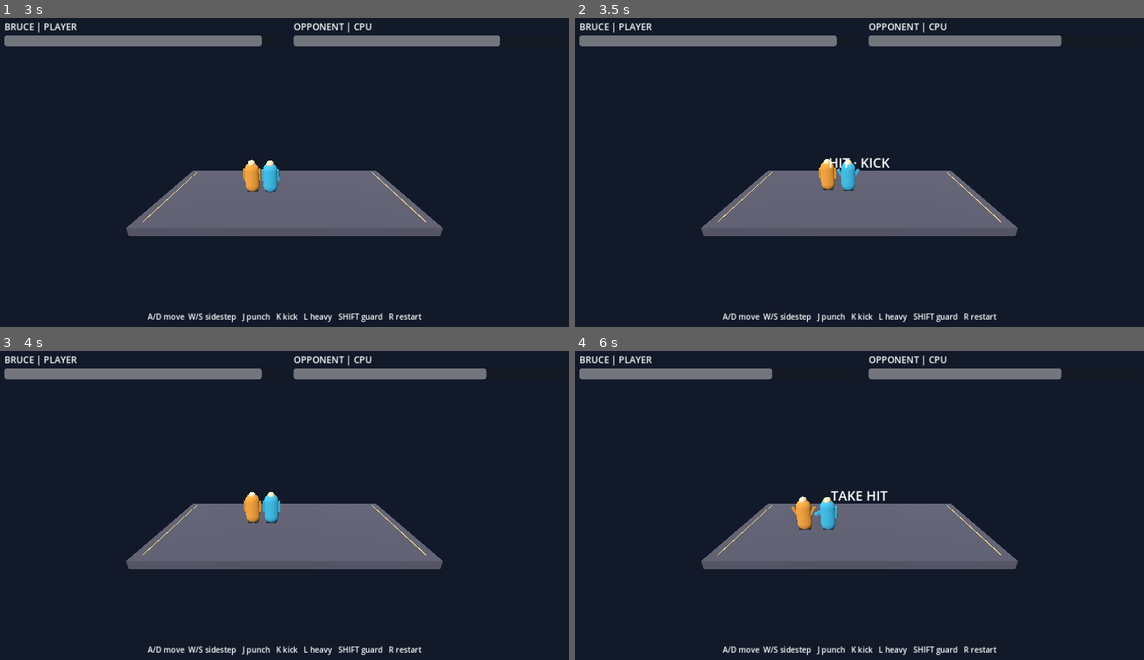
Above: before the commit, frames 1-4 (two rows, left to right).
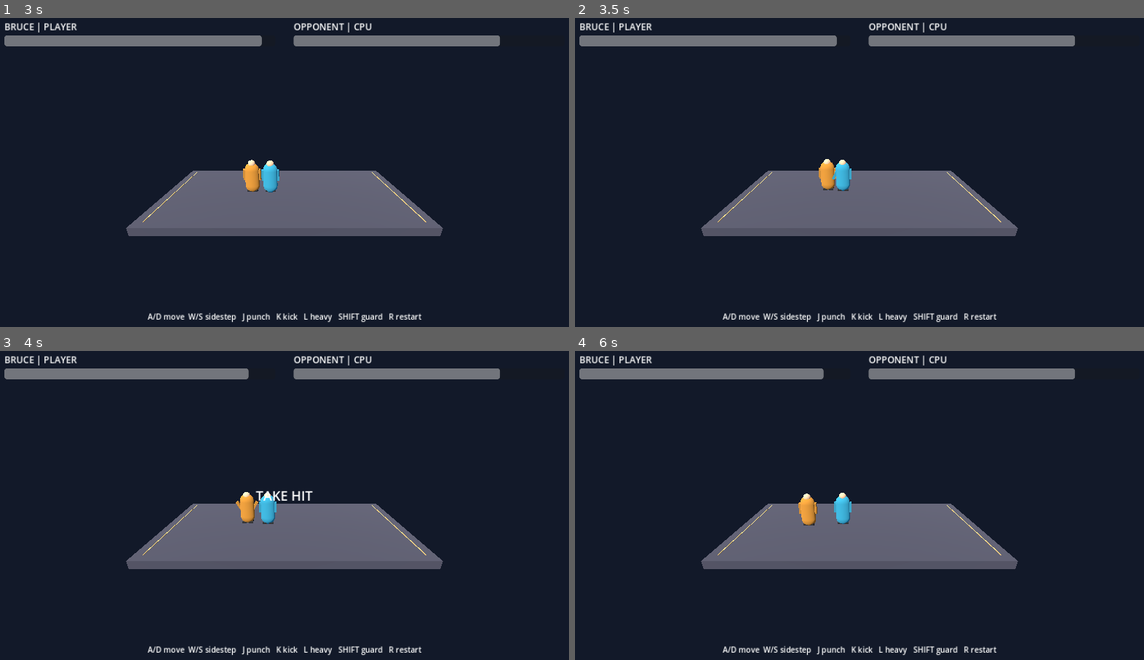
Above: after the commit, the same moments.

Repository: wucong220/brucelee-pc-port
Game: Godot game, scene res://scenes/main.tscn
Same seed, same stepped clock (60 frames per second), same inputs: the game is played once before the commit and once after it.
Inputs:
- Up to frame 1 (3 s): tap Enter at 0.5 s; hold D 0.53-1.28 s; tap J at 0.6, 2.3, 2.85 s; tap K at 0.8, 1.35 s; hold S 1.28-2.03 s; tap L at 1.55, 2.1 s; hold D 2.03-2.78 s; tap Space at 2.75 s; hold W from 2.78 s (still down)
- Up to frame 2 (3.5 s): keep holding W; tap K at 3.05 s
- Up to frame 3 (4 s): release W at 3.53 s; hold A from 3.53 s (still down); tap K at 3.6 s; tap L at 3.8 s
- Up to frame 4 (6 s): tap L at 4.35 s; tap J at 4.55 s; release A at 5.03 s; hold S 5.03-5.78 s; tap 1 at 5.1 s; tap K at 5.3 s; tap Enter at 5.75 s; hold D from 5.78 s (still down); tap 2 at 5.85 s

Frame 1 is identical in both runs. In frame 2, 0.5% of the frame differs, in the area x 44-88%, y 5-56%; in frame 3, 0.7%; in frame 4, 1.3%, in the area x 34-88%, y 5-58%.

Commit message:
P4: hold AI guard decisions for each attack

Diff:
--- a/godot/scripts/fighter.gd
+++ b/godot/scripts/fighter.gd
@@ -104,6 +104,7 @@
 var state: String = "idle"
 var state_time: float = 0.0
 var attack_kind: String = ""
+var attack_sequence: int = 0
 var _attack_connected: bool = false
 var last_reaction_group: String = ""
 var last_reaction_source_action: String = ""
@@ -641,6 +642,7 @@
     if state != "idle" or guard_held or not ATTACKS.has(kind):
         return false
     attack_kind = kind
+    attack_sequence += 1
     _attack_connected = false
     state = "startup"
     state_time = float(ATTACKS[kind]["startup"])
--- a/godot/scripts/main.gd
+++ b/godot/scripts/main.gd
@@ -9,6 +9,8 @@
 var computer: PortFighter
 var hud: PortHUD
 var ai_timer: float = 0.0
+var ai_guard_sequence: int = -1
+var ai_guard_decision: bool = false
 var done: bool = false
 var elapsed: float = 0.0
 var notice_timer: float = 0.0
@@ -219,6 +221,8 @@
     done = false
     elapsed = 0.0
     ai_timer = 0.75
+    ai_guard_sequence = -1
+    ai_guard_decision = false
     notice_timer = 1.2
     hud.show_message("ROUND 1 · FIGHT")
 
@@ -257,11 +261,15 @@
         computer.move_axis.x = -signf(separation) * 0.35
         computer.move_axis.y = -signf(separation_z) * 0.35
     var in_attack_reach: bool = distance <= source_reach
-    computer.guard_held = (
-        in_attack_reach
-        and player.state == "startup"
-        and rng.randf() < 0.25
-    )
+    # Prototype AI makes one decision per attack when the attack first poses
+    # a nearby threat, and holds it through the active window.
+    var player_threat: bool = player.state in ["startup", "active"]
+    if (player_threat and player.attack_sequence != ai_guard_sequence
+            and distance <= player.attack_reach_world(player.attack_kind, computer)):
+        ai_guard_sequence = player.attack_sequence
+        ai_guard_decision = rng.randf() < 0.25
+    computer.guard_held = (player_threat and player.attack_sequence == ai_guard_sequence
+            and ai_guard_decision)
     ai_timer -= delta
     if ai_timer <= 0.0:
         ai_timer = rng.randf_range(0.45, 0.95)
--- /dev/null
+++ b/godot/tests/validate_ai_guard.gd
@@ -0,0 +1,100 @@
+extends SceneTree
+## Prototype AI must decide once per threat and hold guard through active frames.
+
+
+func _initialize() -> void:
+    call_deferred("_run")
+
+
+func _run() -> void:
+    var scene: Node = load("res://scenes/main.tscn").instantiate()
+    root.add_child(scene)
+    current_scene = scene
+    scene.set_physics_process(false)
+    var player: PortFighter = scene.get("player")
+    var opponent: PortFighter = scene.get("computer")
+    player.set_physics_process(false)
+    opponent.set_physics_process(false)
+    var rng: RandomNumberGenerator = scene.get("rng")
+    var guard_seed: int = -1
+    for seed_value: int in range(1000):
+        rng.seed = seed_value
+        if rng.randf() < 0.25:
+            guard_seed = seed_value
+            break
+    if guard_seed < 0:
+        push_error("Unable to find deterministic guard seed")
+        quit(1)
+        return
+    for fps: int in [30, 60, 120]:
+        scene._reset_match()
+        player.position = Vector3(0.0, 1.2, 0.0)
+        opponent.position = Vector3(0.6, 1.2, 0.0)
+        scene.ai_timer = 1000.0
+        rng.seed = guard_seed
+        if not player.request_attack("punch"):
+            push_error("Could not start player attack")
+            quit(1)
+            return
+        scene._think_ai(1.0 / fps)
+        if not opponent.guard_held:
+            push_error("AI did not choose seeded guard")
+            quit(1)
+            return
+        var after_decision: int = rng.state
+        for tick: int in range(fps / 10 + 2):
+            scene._think_ai(1.0 / fps)
+            if not opponent.guard_held or rng.state != after_decision:
+                push_error("Guard decision changed during startup at %d FPS" % fps)
+                quit(1)
+                return
+        player._advance_state() # startup -> active, without applying contact yet
+        scene._think_ai(1.0 / fps)
+        if not opponent.guard_held or rng.state != after_decision:
+            push_error("Guard did not persist into active frames")
+            quit(1)
+            return
+        player.facing = 1.0
+        player._try_attack_contact()
+        if opponent.state != "blockstun" or absf(opponent.health - 99.4) > 0.001:
+            push_error("Guarded contact did not reach blockstun")
+            quit(1)
+            return
+        player._advance_state() # active -> recovery
+        scene._think_ai(1.0 / fps)
+        if opponent.guard_held:
+            push_error("Guard remained held during recovery")
+            quit(1)
+            return
+    # A threat that starts out of reach can be noticed after entering range.
+    scene._reset_match()
+    player.position = Vector3(0.0, 1.2, 0.0)
+    opponent.position = Vector3(3.0, 1.2, 0.0)
+    scene.ai_timer = 1000.0
+    rng.seed = guard_seed
+    player.request_attack("punch")
+    scene._think_ai(0.016)
+    if opponent.guard_held or scene.ai_guard_sequence == player.attack_sequence:
+        push_error("Out-of-range attack consumed the guard decision")
+        quit(1)
+        return
+    player._advance_state()
+    opponent.position = Vector3(0.6, 1.2, 0.0)
+    scene._think_ai(0.016)
+    if not opponent.guard_held:
+        push_error("AI failed to decide on an active attack entering range")
+        quit(1)
+        return
+    player.receive_hit(5.0, false, 0.0, 1.0)
+    scene._think_ai(0.016)
+    if opponent.guard_held:
+        push_error("Guard persisted after the attack was interrupted")
+        quit(1)
+        return
+    scene._reset_match()
+    if opponent.guard_held or scene.ai_guard_sequence != -1:
+        push_error("Round reset retained the guard decision")
+        quit(1)
+        return
+    print("AI_GUARD_VALIDATION=PASS")
+    quit(0)
Not shown, added: godot/tests/validate_ai_guard.gd.uid
Not shown, changed: docs/CANDIDATE_INTEGRATION.md
Not shown, changed: validate_candidate.ps1
